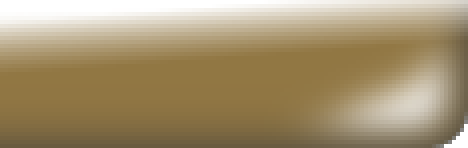
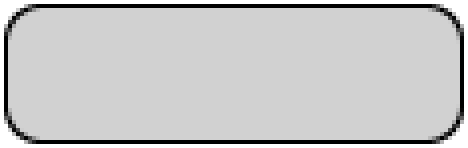
Two versions of the same layered image (468 × 148). Layer-by-layer changes:
removed layer "shine" over [0, 0, 468, 76]
removed layer "whiteness" (was 23%) over [0, 0, 468, 148]
removed layer "border" over [0, 0, 468, 148]
removed layer "initial_lighting" over [264, 8, 468, 148]
removed layer "Background" over [0, 0, 468, 148]
added layer "body" (18%) above "base" over [8, 8, 460, 140]
added layer "base" over [4, 4, 464, 144]
